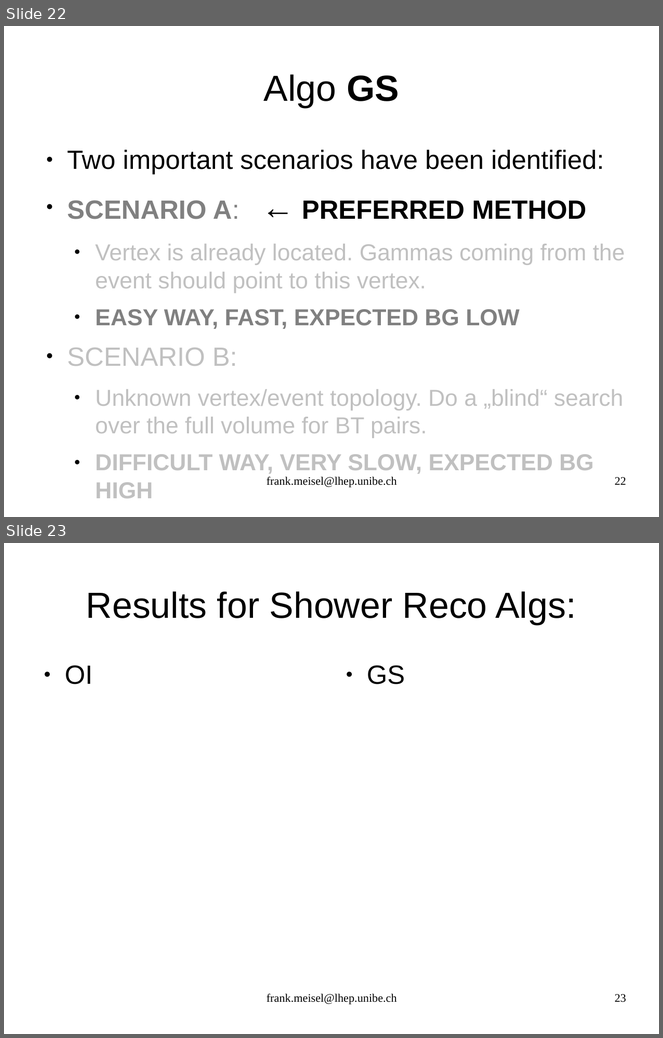
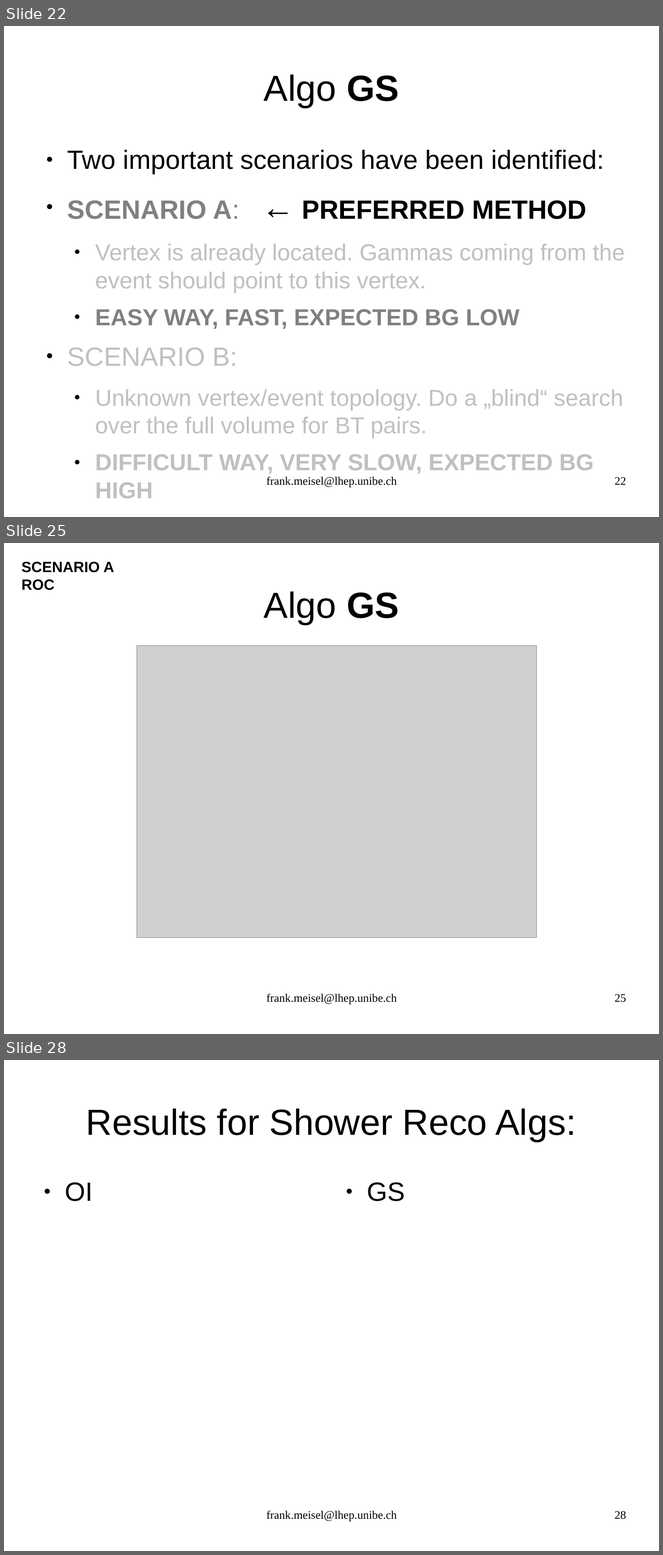
Before and after one commit to antonioiuliano2/fedra, a slide deck: src/libShower/documentation/libShowerMANUAL.odp. Shown one above the other, each under a label of ours: slides 22 and 23 before the commit, slides 22, 25 and 28 after it; the slides between them are not shown. The pictures are 663x1038 and 663x1555 pixels, drawn with LibreOffice and Linux fonts; fonts in the diff are those of the drawing; grey boxes stand for pictures. Boxes give left, top, right and bottom in pixels: in the first picture for what was removed or moved away, otherwise in the second. Text is boxed around its words. In the diff, an @@ line names an element or a change of style, - is before the commit and + after.

Commit message:
Exchange commit. GS_Algo improvement is not yet fully finished, but for file transfer I have to update it via this way. GS algo is improving adding a last cut using neural network discrimination. First results to separaete gamma pairs from fake bg look very promising, see also pages 24ff. in the manual libShowerMANUAL.odp

```diff
--- a/src/libShower/documentation/libShowerMANUAL.odp
+++ b/src/libShower/documentation/libShowerMANUAL.odp
@@ slide 25 added at (4, 543, 659, 1034), background #FFFFFF @@
@@ text added at (22, 562, 114, 590), 18 pt, text #000000, bold @@
+SCENARIO A
+ROC
@@ title added at (264, 591, 399, 625), 44 pt, text #000000 @@
+Algo GS
@@ picture added at (137, 646, 538, 938) @@
@@ text added at (267, 994, 397, 1005), 14 pt, text #000000 @@
+frank.meisel@lhep.unibe.ch
@@ page number added at (615, 994, 626, 1003), 14 pt, text #000000 @@
+25
@@ what was slide 23 is now slide 28 @@
@@ page number at (615, 1511, 626, 1520): text changed @@
-23
+28
```
Also in this commit, not shown: 4 other slides added, 4 other files.
